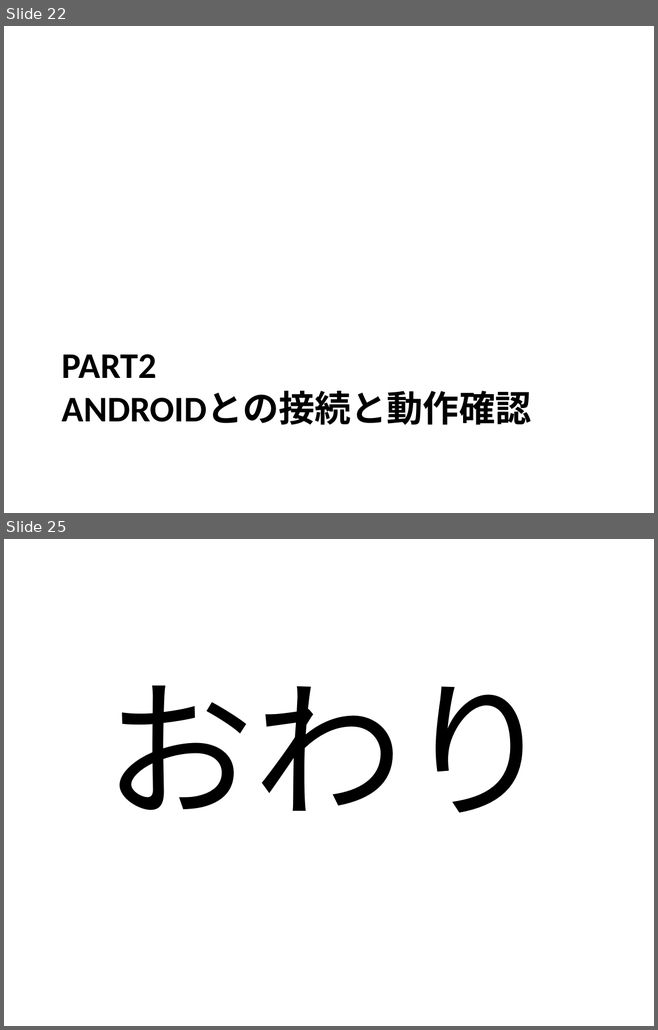
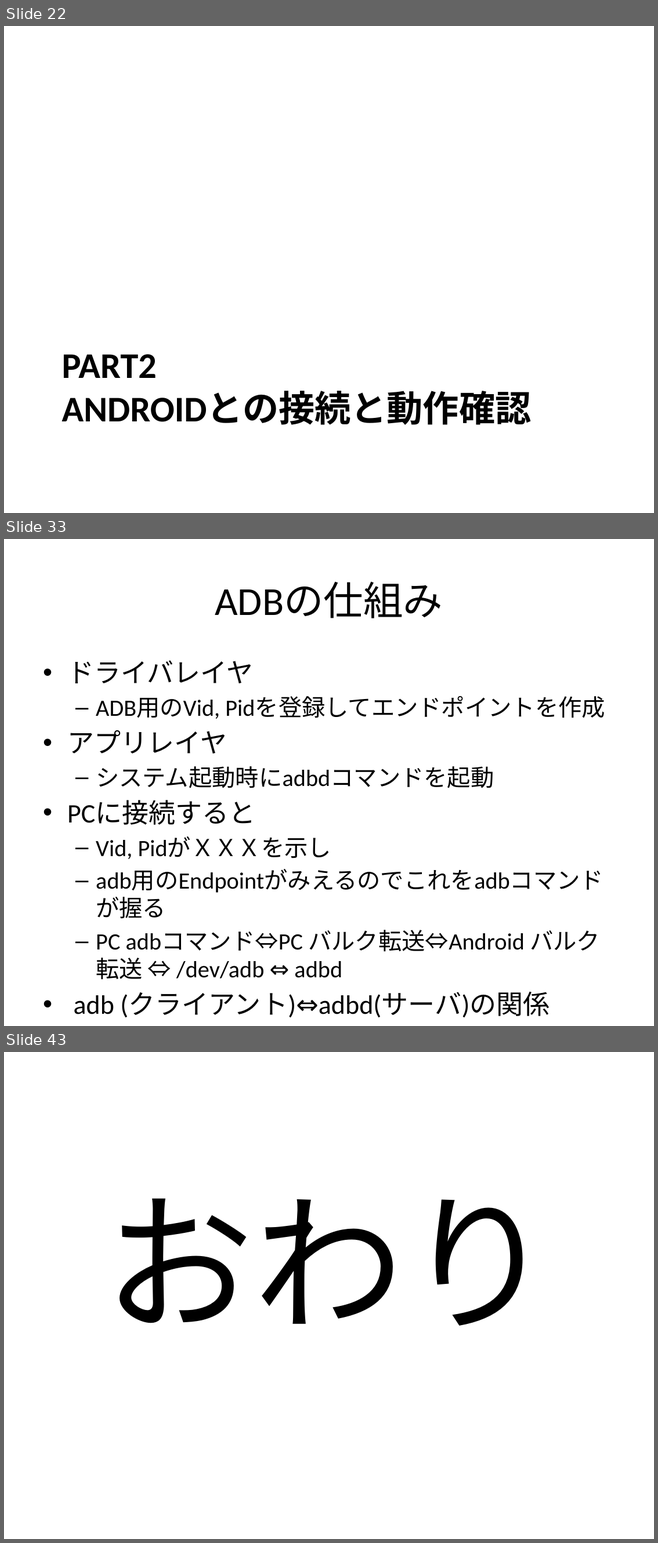
Before and after one commit to magoroku15/OpenAccessoryDemo, a slide deck: Doc/poorman's adk.pptx. Shown one above the other, each under a label of ours: slides 22 and 25 before the commit, slides 22, 33 and 43 after it; the slides between them are not shown. The pictures are 658x1030 and 658x1543 pixels, drawn with LibreOffice and Linux fonts; fonts in the diff are those of the drawing. Boxes give left, top, right and bottom in pixels: in the first picture for what was removed or moved away, otherwise in the second. Text is boxed around its words. In the diff, an @@ line names an element or a change of style, - is before the commit and + after.

Commit message:
USBの説明を追加

```diff
--- a/Doc/poorman's adk.pptx
+++ b/Doc/poorman's adk.pptx
@@ slide 33 added at [4,539,654,1026], background #FFFFFF @@
@@ title added at [215,582,442,618], 44 pt, text #000000 @@
+ADBの仕組み
@@ text added at [67,660,605,1017], 25.9 pt, text #000000 @@
+• ドライバレイヤ
+  – ADB用のVid, Pidを登録してエンドポイントを作成
+• アプリレイヤ
+  – システム起動時にadbdコマンドを起動
+• PCに接続すると
+  – Vid, PidがＸＸＸを示し
+  – adb用のEndpointがみえるのでこれをadbコマンドが握る
+  – PC adbコマンド⇔PC バルク転送⇔Android バルク転送 ⇔ /dev/adb ⇔ adbd
+• adb (クライアント)⇔adbd(サーバ)の関係
@@ what was slide 25 is now slide 43 @@
```
Also in this commit, not shown: 4 slides changed, 17 other slides added.
